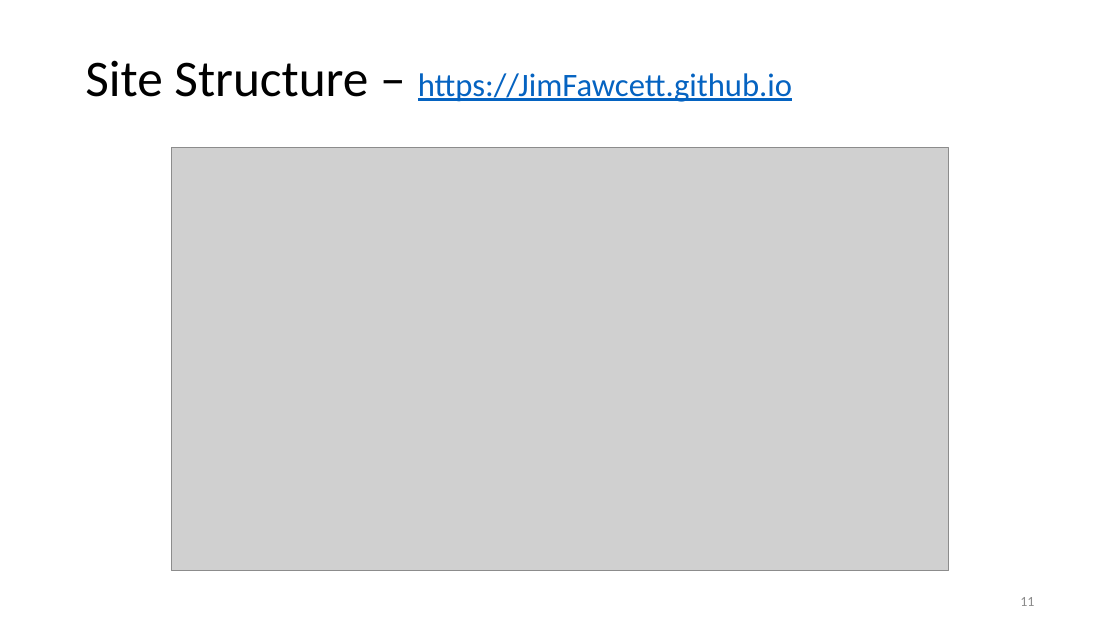
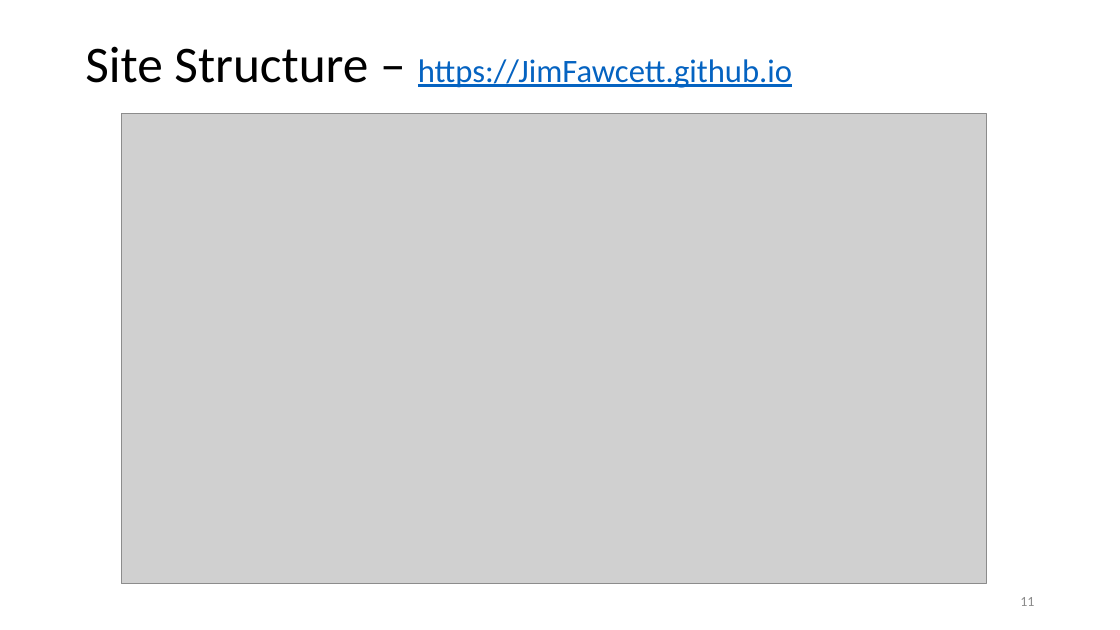
Before and after one commit to JimFawcett/JimFawcett.github.io, a slide deck: slide 11 of Resources/PublishingSourceCode.pptx. Drawn at 1120x630 pixels with LibreOffice and Linux fonts; fonts in the diff are those of the drawing; grey boxes stand for pictures. Boxes give left, top, right and bottom in pixels: in the first picture for what was removed or moved away, otherwise in the second. Text is boxed around its words. In the diff, an @@ line names an element or a change of style, - is before the commit and + after.

Commit message:
minor page modifications

```diff
--- a/Resources/PublishingSourceCode.pptx
+++ b/Resources/PublishingSourceCode.pptx
@@ title "Site Structure – https://JimFawcett.github.io": place and size @@
-title "Site Structure – https://JimFawcett.github.io" at (85,60,792,102)
+title "Site Structure – https://JimFawcett.github.io" at (85,46,792,88)
@@ picture: place and size @@
-picture at (171,148,949,571)
+picture at (121,113,986,584)
```
